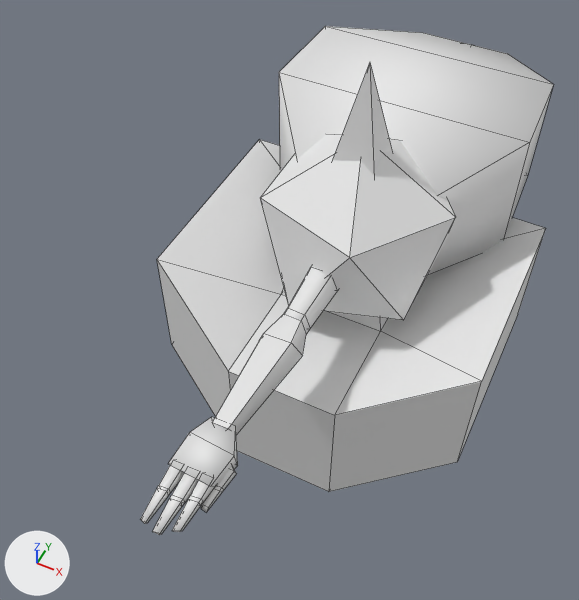
The FBX model Assets/Models/Pawns/Player/PlayerArms.fbx as it was, and as the next commit left it.
Rendered twice from a camera (50 mm lens) standing at (0.00538, -0.01468, 0.01439) and looking at (-0.00102, -0.00189, -0.00161). Every picture has the same lights, and +X, +Y and +Z are marked at lower left. Mesh edges are drawn as thin lines. Where no turn or scale is listed for an object, it has been applied to the vertices. Vertices at the same position are counted once.

The older version as bpy lines, for what is in view:
```python
me_body = bpy.data.meshes.new('Body')
me_body.from_pydata(...)  # 234 vertices, 236 faces; spans x -0.0005..0.0007, y -0.0097..0.0097, z -0.0005..0.0005
me_body.materials.append(mat_shade)  # white #e7e7e7
me_handcontroller = bpy.data.meshes.new('HandController')
me_handcontroller.from_pydata(...)  # 16 vertices, 14 faces; spans x -0.00347..0.00347, y -0.00048..0.00857, z -0.0017..0.00221
me_handcontroller.materials.append(mat_unnamed)  # white #e7e7e7
me_icocontroller = bpy.data.meshes.new('IcoController')
me_icocontroller.from_pydata(...)  # an icosphere of 20 faces spanning x -0.00252..0.00252, y -0.00239..0.00239, z -0.00281..0.00281
me_icocontroller.materials.append(mat_unnamed)  # white #e7e7e7
ob_body = bpy.data.objects.new('Body', me_body)
ob_body.location = (0.0, 0.0, 0.0)
ob_handcontroller = bpy.data.objects.new('HandController', me_handcontroller)
ob_handcontroller.location = (0.0, 0.0, 0.0)
ob_icocontroller = bpy.data.objects.new('IcoController', me_icocontroller)
ob_icocontroller.location = (0.0, 0.0, 0.0)
# also in view: 'ArmController' at (0.0, 0.0, -0.0005)
```
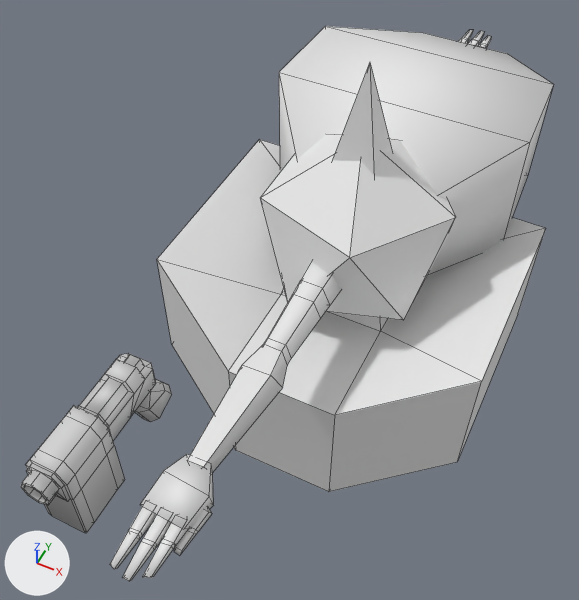
Location of each change, (x1, y1, x2, y2) in pixels of the pictures (579 x 600 px; the box of a moved part takes in the faces that stretch with it):
'Body', reshaped
    before: (140, 266, 338, 535)
    after: (110, 30, 492, 581)
'Handgun_Gizmo', added
    after: (21, 353, 172, 533)
part 1 of me_body, moved or reshaped
    before: (212, 266, 338, 435)
    after: (187, 262, 341, 473)
part 2 of me_body, moved or reshaped
    before: (140, 465, 184, 524)
    after: (110, 506, 157, 569)
part 3 of me_body, moved or reshaped
    before: (152, 472, 198, 535)
    after: (122, 514, 171, 581)
part 4 of me_body, moved or reshaped
    before: (201, 466, 237, 512)
    after: (174, 506, 212, 556)
part 5 of me_body, moved or reshaped
    before: (172, 477, 214, 532)
    after: (143, 519, 188, 578)
part 6 of me_body, moved or reshaped
    before: (168, 417, 238, 487)
    after: (140, 454, 214, 529)
part 7 of me_body, moved or reshaped (not visible before)
    after: (459, 30, 473, 43)
part 8 of me_body, moved or reshaped (not visible before)
    after: (468, 31, 484, 46)
part 9 of me_body, moved or reshaped (not visible before)
    after: (478, 36, 492, 48)

What changed in the scene script:
```text
Add mat_material:
    mat_material = principled_material('Material')
    mat_material.base_color = (0.64, 0.64, 0.64)  # light grey #d1d1d1
Change me_body:
    where me_body.from_pydata(...)  # 234 vertices, 236 faces; spans x -0.0005..0.0007, y -0.0097..0.0097, z -0.0005..0.0005
    used by ob_body; location = (0.0, 0.0, 0.0)
    me_body part 1: the loose piece of 37 vertices spanning x -0.0005..0.0006, y -0.0072..-0.0006, z -0.0005..0.0005 is moved by (0.0, -0.001, 0.0)
    me_body part 2: the loose piece of 17 vertices spanning x -0.0004..-0.0002, y -0.0096..-0.0081, z -0.0001..0.0002 is moved by (0.0, -0.001, 0.0)
    me_body part 3: the loose piece of 17 vertices spanning x -0.0001..0.0002, y -0.0097..-0.0081, z -0.0001..0.0002 is moved by (0.0, -0.001, 0.0)
    me_body part 4: the loose piece of 17 vertices spanning x 0.0004..0.0007, y -0.0087..-0.0076, z -0.0003..0.0 is moved by (0.0, -0.001, 0.0)
    me_body part 5: the loose piece of 17 vertices spanning x 0.0002..0.0005, y -0.0095..-0.0081, z -0.0001..0.0002 is moved by (0.0, -0.001, 0.0)
    me_body part 6: the loose piece of 12 vertices spanning x -0.0005..0.0006, y -0.0084..-0.007, z -0.0004..0.0003 is moved by (0.0, -0.001, 0.0)
    me_body part 7: the loose piece of 17 vertices spanning x -0.0004..-0.0002, y 0.0081..0.0096, z -0.0001..0.0002 is moved by (0.0, 0.001, 0.0)
    me_body part 8: the loose piece of 17 vertices spanning x -0.0001..0.0002, y 0.0081..0.0097, z -0.0001..0.0002 is moved by (0.0, 0.001, 0.0)
    me_body part 9: the loose piece of 17 vertices spanning x 0.0002..0.0005, y 0.0081..0.0095, z -0.0001..0.0002 is moved by (0.0, 0.001, 0.0)
Add me_handgun_gizmo:
    me_handgun_gizmo.from_pydata(...)  # 168 vertices, 181 faces; spans x -0.00048..0.00048, y -0.00187..0.00226, z -0.00085..0.00158
    me_handgun_gizmo.materials.append(mat_material)  # light grey #d1d1d1
Add ob_handgun_gizmo:
    ob_handgun_gizmo = bpy.data.objects.new('Handgun_Gizmo', me_handgun_gizmo)
    ob_handgun_gizmo.location = (-0.00207, -0.00845, -0.00023)
```
